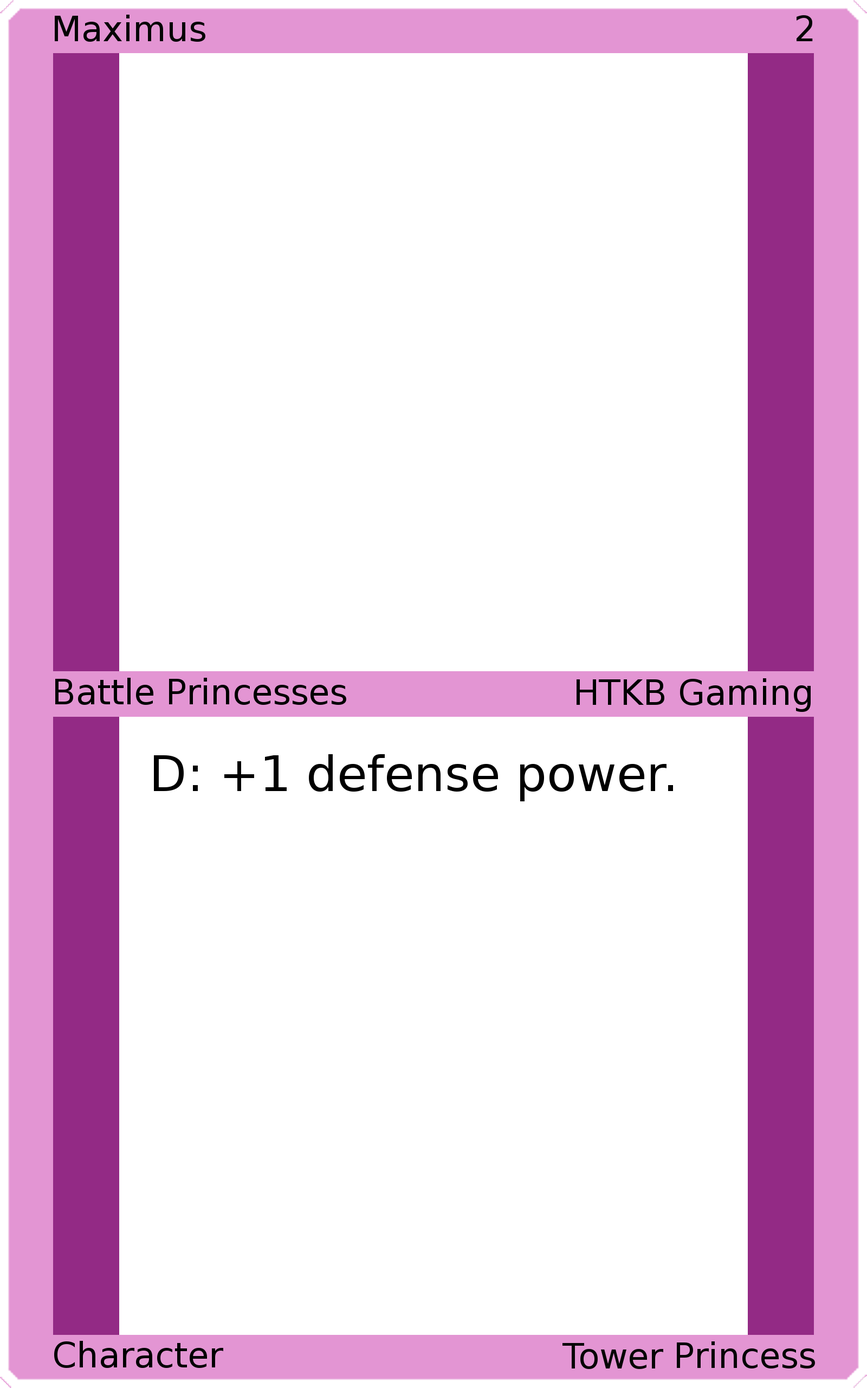
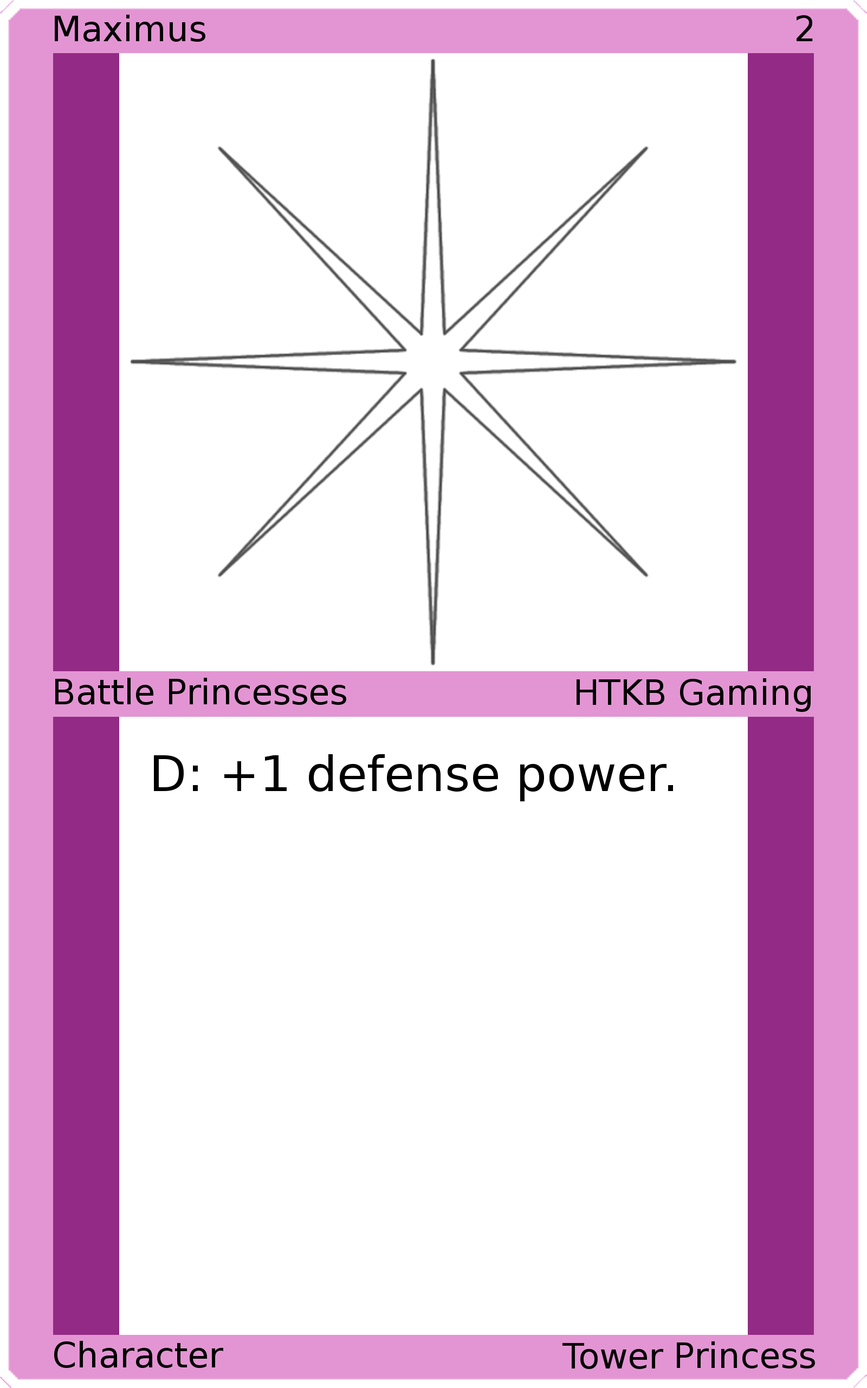
Two versions of the same layered image (867x1388). Layer-by-layer changes:
added layer "Art" above "Top Background" over [129, 57, 738, 666]
